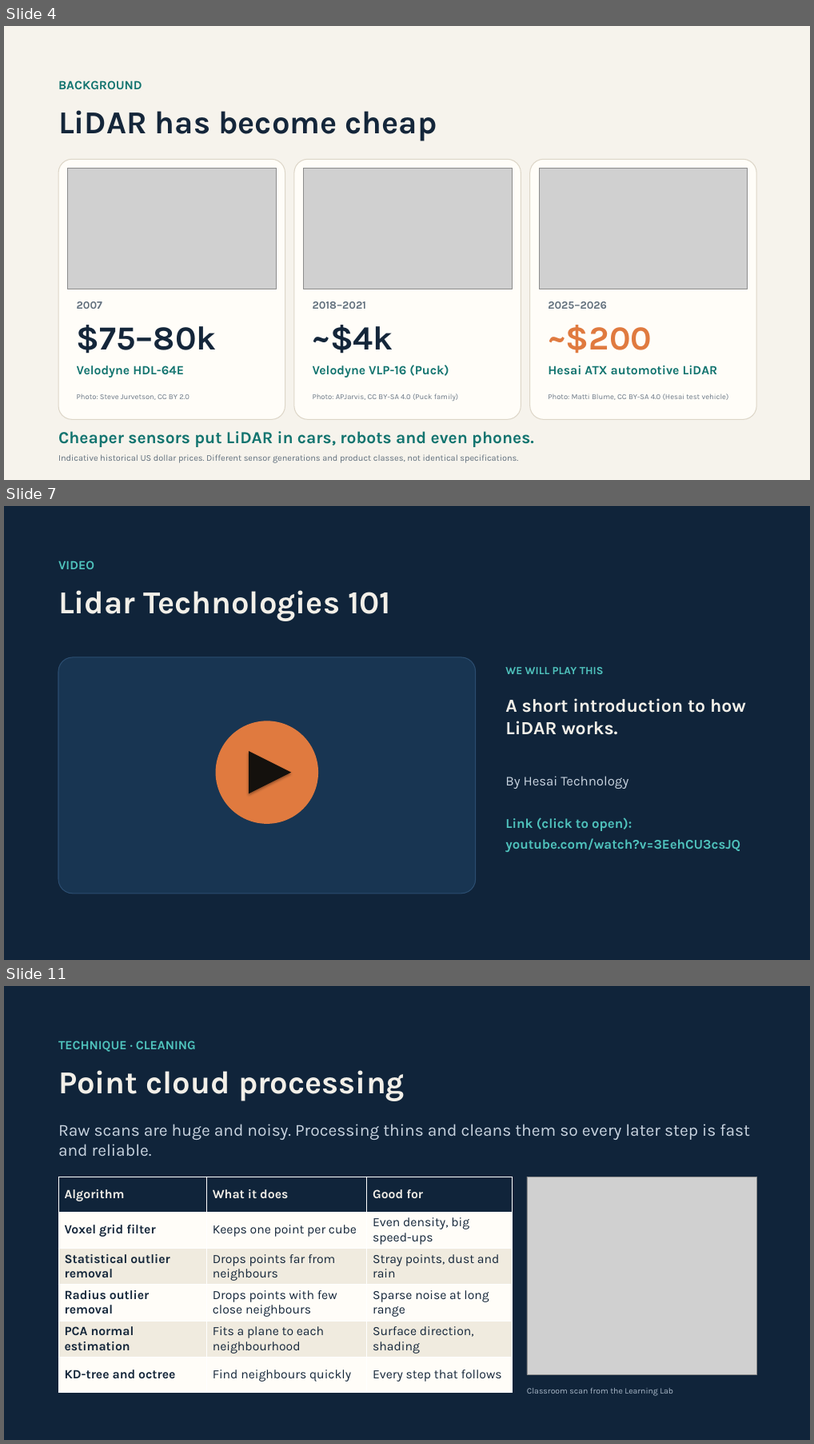
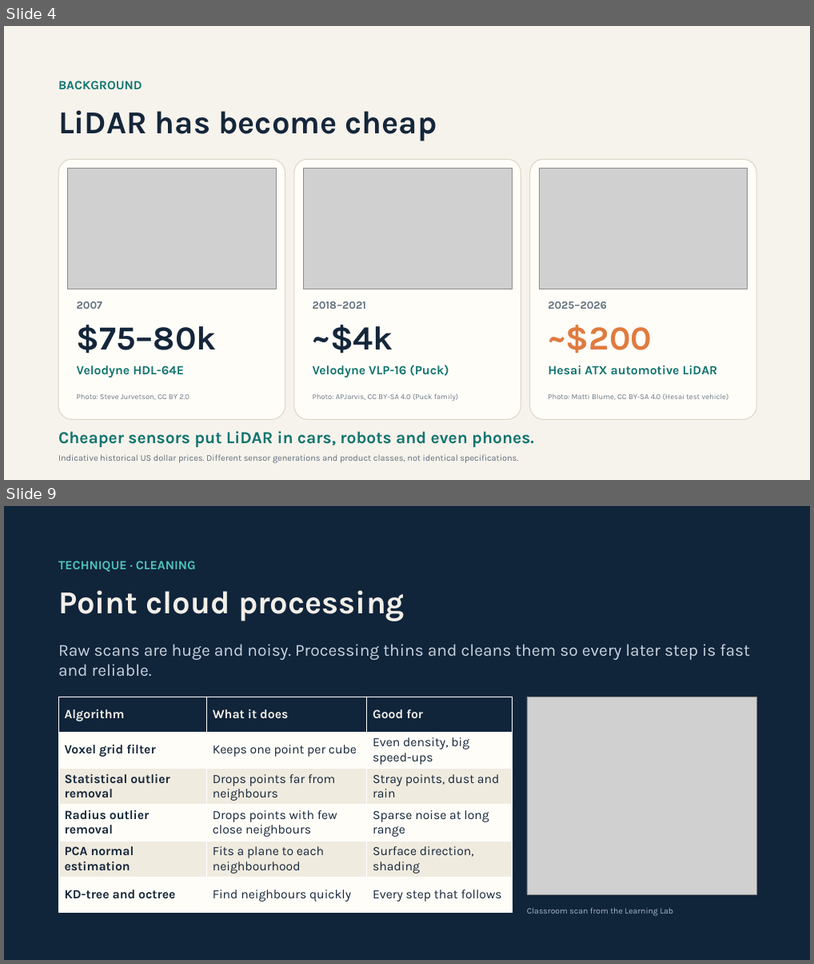
Before and after one commit to maninka123/lidar-learning-lab, a slide deck: presentation/LiDAR_Workshop_Slides.pptx. Shown one above the other, each under a label of ours: slides 4, 7 and 11 before the commit, slides 4 and 9 after it; the slides between them are not shown. The pictures are 814x1444 and 814x964 pixels, drawn with LibreOffice and Linux fonts; fonts in the diff are those of the drawing; grey boxes stand for pictures. Boxes give left, top, right and bottom in pixels: in the first picture for what was removed or moved away, otherwise in the second. Text is boxed around its words. In the diff, an @@ line names an element or a change of style, - is before the commit and + after.

```diff
--- a/presentation/LiDAR_Workshop_Slides.pptx
+++ b/presentation/LiDAR_Workshop_Slides.pptx
@@ slide 7 removed at (x1=4, y1=506, x2=810, y2=960), background #10243A @@
@@ text removed at (x1=58, y1=560, x2=94, y2=569) @@
-VIDEO
@@ text removed at (x1=58, y1=590, x2=391, y2=621) @@
-Lidar Technologies 101
@@ rounded rectangle removed at (x1=58, y1=657, x2=476, y2=893) @@
@@ text removed at (x1=506, y1=667, x2=604, y2=674) @@
-WE WILL PLAY THIS
@@ ellipse removed at (x1=216, y1=720, x2=318, y2=824) @@
@@ text removed at (x1=506, y1=698, x2=746, y2=735) @@
-A short introduction to how LiDAR works.
@@ triangle removed at (x1=249, y1=751, x2=291, y2=793) @@
@@ text removed at (x1=506, y1=776, x2=629, y2=788) @@
-By Hesai Technology
@@ text removed at (x1=506, y1=817, x2=741, y2=852) @@
-Link (click to open):
-youtube.com/watch?v=3EehCU3csJQ
@@ what was slide 11 is now slide 9 @@
```
Also in this commit, not shown: 5 slides changed, 3 slides added, 5 other slides removed, 1 other file.
